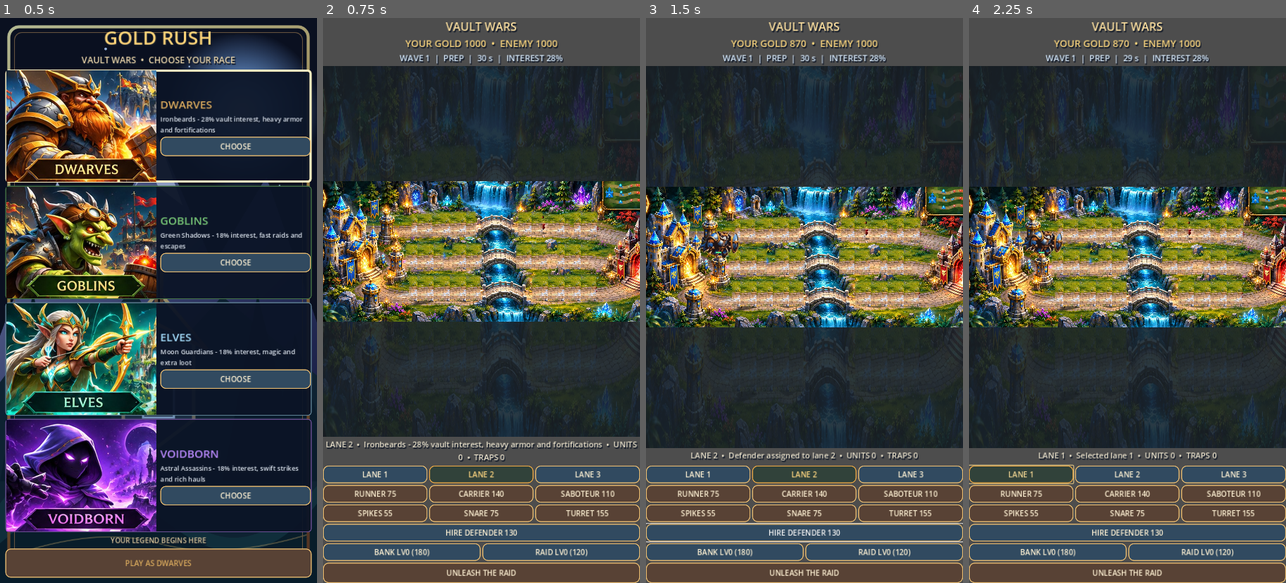
Above: before the commit, frames 1-4 (left to right).
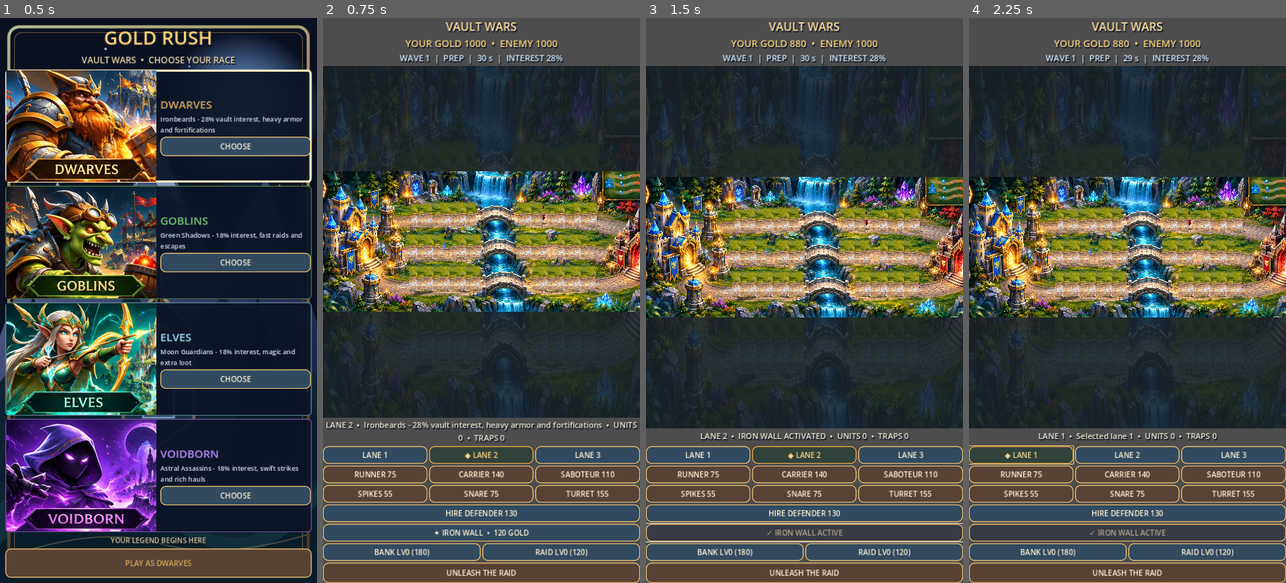
Above: after the commit, the same moments.

Repository: krzych3d/Gold-rush-mobile
Game: Godot game, scene res://main.tscn
The game is run twice, just before and just after one commit, with the same random seed, the same clock (stepped at 60 frames per second) and the same inputs.
Inputs (mouse positions are in pixels of both pictures, inside the frame that each line leads up to):
- Up to frame 1 (0.5 s): no input
- Up to frame 2 (0.75 s): click "PLAY AS DWARVES" at 0.5 s
- Up to frame 3 (1.5 s): click (804, 532) at 1.25 s, where only the run after the commit has a clickable "✦ IRON WALL • 120 GOLD"
- Up to frame 4 (2.25 s): click "LANE 1" at 2 s

Frame 1 is identical in both runs. In frame 2, 37% of the frame differs, in the area x 0-100%, y 12-92%; in frame 3, 39%; in frame 4, 40%, in the area x 0-100%, y 3-93%.

Commit message:
Add race-specific purchasable active abilities and clearer selected lane controls

Diff:
--- a/scripts/game.gd
+++ b/scripts/game.gd
@@ -31,6 +31,9 @@
 var units: Array = []
 var guards: Array = []
 var guard_button: Button
+var ability_button: Button
+var ability_used := false
+const ABILITY_NAMES := ["IRON WALL", "GOBLIN FRENZY", "MOON BLESSING", "SHADOW STEP"]
 var rng := RandomNumberGenerator.new()
 var message := "Build your army with coins. Protect your vault!"
 var hud: Label
@@ -188,6 +191,12 @@
 	gameplay_panel.add_child(guard_button)
 	_style_button(guard_button, true)
 	guard_button.pressed.connect(_buy_guard)
+	ability_button = Button.new()
+	ability_button.custom_minimum_size.y = 40
+	ability_button.size_flags_horizontal = Control.SIZE_EXPAND_FILL
+	gameplay_panel.add_child(ability_button)
+	_style_button(ability_button, true)
+	ability_button.pressed.connect(_use_race_ability)
 	var economy_row := HBoxContainer.new()
 	gameplay_panel.add_child(economy_row)
 	invest_button = Button.new()
@@ -349,6 +358,26 @@
 	message = "Selected lane %d" % (lane + 1)
 	_refresh()
 
+func _use_race_ability() -> void:
+	if phase != "PREP" or ability_used or gold[0] <= 120:
+		return
+	gold[0] -= 120
+	ability_used = true
+	match selected_race:
+		0:
+			for guard in guards:
+				if int(guard["side"]) == 0:
+					guard["health"] = float(guard["health"]) + 60.0
+					guard["max_health"] = float(guard["max_health"]) + 60.0
+		1:
+			pass # Frenzy applied to all friendly raiders on spawn.
+		2:
+			pass # Moon blessing adds extra capacity on spawn.
+		3:
+			pass # Shadow step grants one trap evasion on spawn.
+	message = ABILITY_NAMES[selected_race] + " ACTIVATED"
+	_refresh()
+
 func _upgrade_bank() -> void:
 	var cost: int = 180 + bank_level * 110
 	if phase != "PREP" or bank_level >= 5 or gold[0] < cost:
@@ -512,6 +541,11 @@
 	var unit_health: float = 60.0 if kind == -1 else HP[kind]
 	var unit_speed: float = 0.145 if kind == -1 else SPEED[kind]
 	var unit_capacity: int = 25 if kind == -1 else LOOTS[kind]
+	if side == 0 and ability_used:
+		match selected_race:
+			1: unit_speed *= 1.35
+			2: unit_capacity += 35
+			3: unit_speed *= 1.18
 	if side == 0:
 		match selected_race:
 			0:
@@ -527,7 +561,7 @@
 	if side == 0:
 		unit_health *= 1.0 + float(raid_boost) * 0.12
 		unit_speed *= 1.0 + float(raid_boost) * 0.08
-	units.append({"side": side, "lane": path, "kind": kind, "po …(137 unchanged characters)… arried": 0, "stunned": 0.0, "disarmed": false, "triggered": []})
+	units.append({"side": side, "lane": path, "kind": kind, "po …(137 unchanged characters)… arried": 0, "stunned": 0.0, "disarmed": side == 0 and ability_used and selected_race == 3, "triggered": []})
 
 func _tick() -> void:
 	if phase == "SELECT":
@@ -657,6 +691,8 @@
 	for i in range(3, 9):
 		controls[i].disabled = phase != "PREP"
 	guard_button.disabled = phase != "PREP" or gold[0] < GUARD_COST
+	ability_button.disabled = phase != "PREP" or ability_used or gold[0] <= 120
+	ability_button.text = ("✦ " + ABILITY_NAMES[selected_race] + "  •  120 GOLD") if not ability_used else ("✓ " + ABILITY_NAMES[selected_race] + " ACTIVE")
 	invest_button.disabled = phase != "PREP" or bank_level >= 5 or gold[0] < 180 + bank_level * 110
 	raid_button.disabled = phase != "PREP" or raid_boost >= 3 or gold[0] < 120
 	invest_button.text = "BANK LV%d (%d)" % [bank_level, 180 + bank_level * 110] if bank_level < 5 else "BANK MAX"
@@ -665,6 +701,7 @@
 	controls[9].text = "PLAY AGAIN" if phase == "END" else "UNLEASH THE RAID" if phase == "PREP" else "BATTLE IN PROGRESS"
 	for i in 3:
 		controls[i].modulate = Color("ffe29a") if i == lane else Color.WHITE
+		controls[i].text = ("◆ " if i == lane else "") + "LANE %d" % (i + 1)
 	arena.queue_redraw()
 
 func _point(path: int, progress: float, side: int) -> Vector2:
